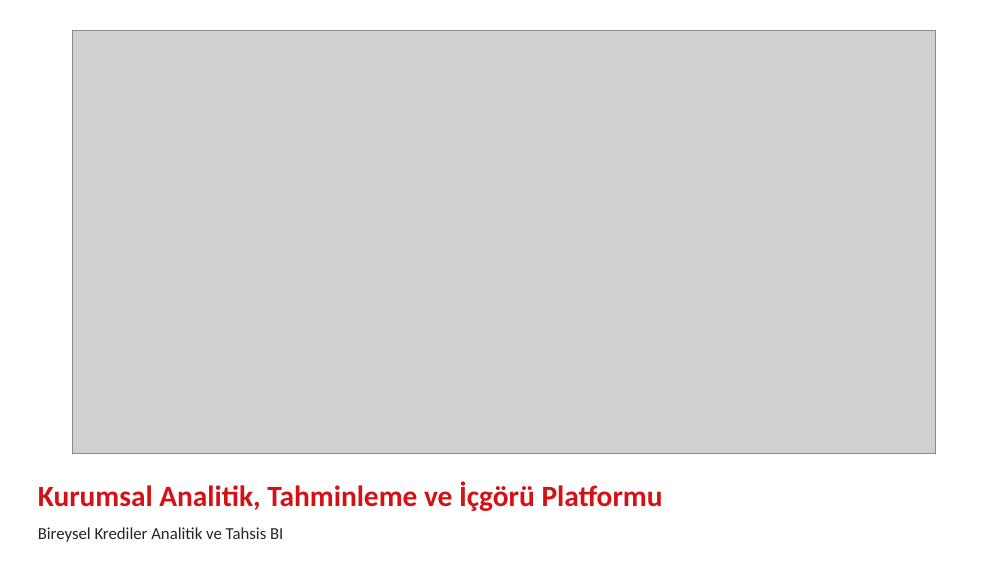
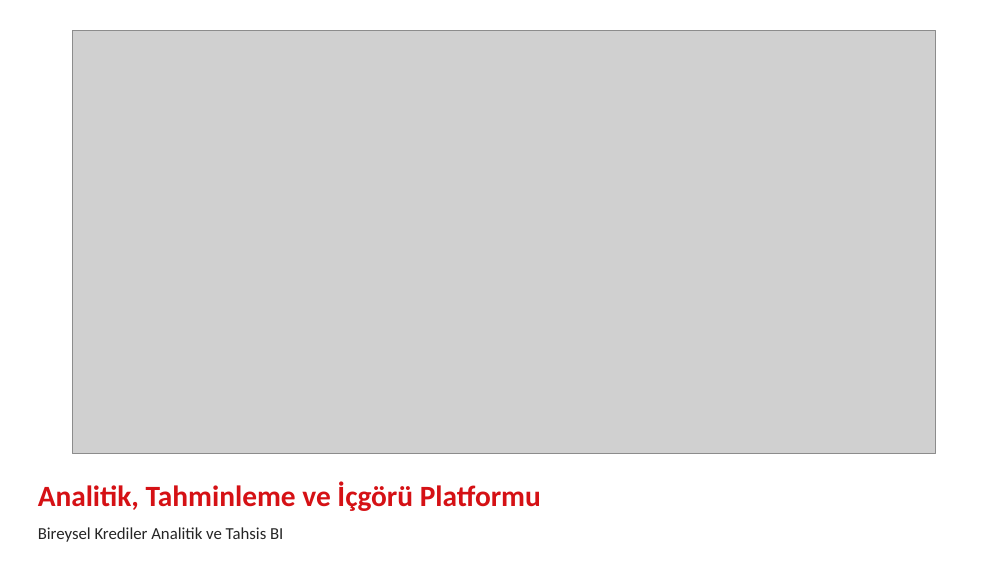
Before and after one commit to canmergen/amp, a slide deck: slide 1 of analitik_modelleme_platformu_GUNCEL/sunum/Akilli_Modelleme_Platformu_Sunum.pptx. Drawn at 1008x567 pixels with LibreOffice and Linux fonts; fonts in the diff are those of the drawing; grey boxes stand for pictures. Boxes give left, top, right and bottom in pixels: in the first picture for what was removed or moved away, otherwise in the second. Text is boxed around its words. In the diff, an @@ line names an element or a change of style, - is before the commit and + after.

```diff
--- a/analitik_modelleme_platformu_GUNCEL/sunum/Akilli_Modelleme_Platformu_Sunum.pptx
+++ b/analitik_modelleme_platformu_GUNCEL/sunum/Akilli_Modelleme_Platformu_Sunum.pptx
@@ title at [38,482,541,511]: text changed @@
-Kurumsal Analitik, Tahminleme ve İçgörü Platformu
+Analitik, Tahminleme ve İçgörü Platformu
```
Also in this commit, not shown: 1 other file.
